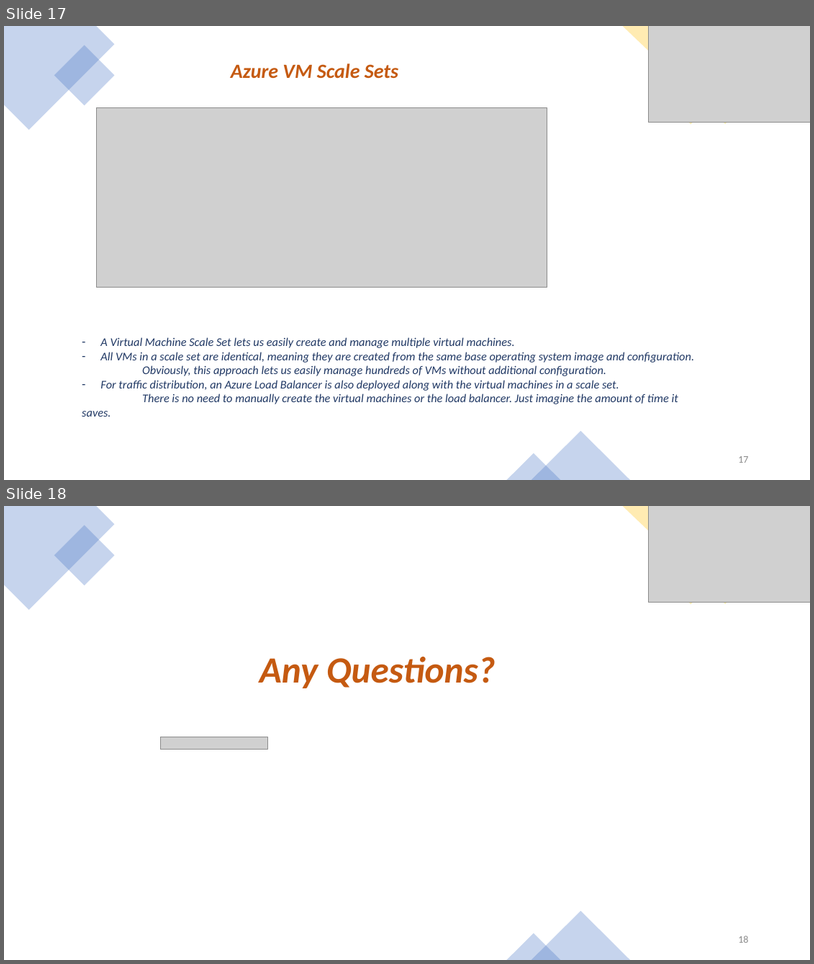
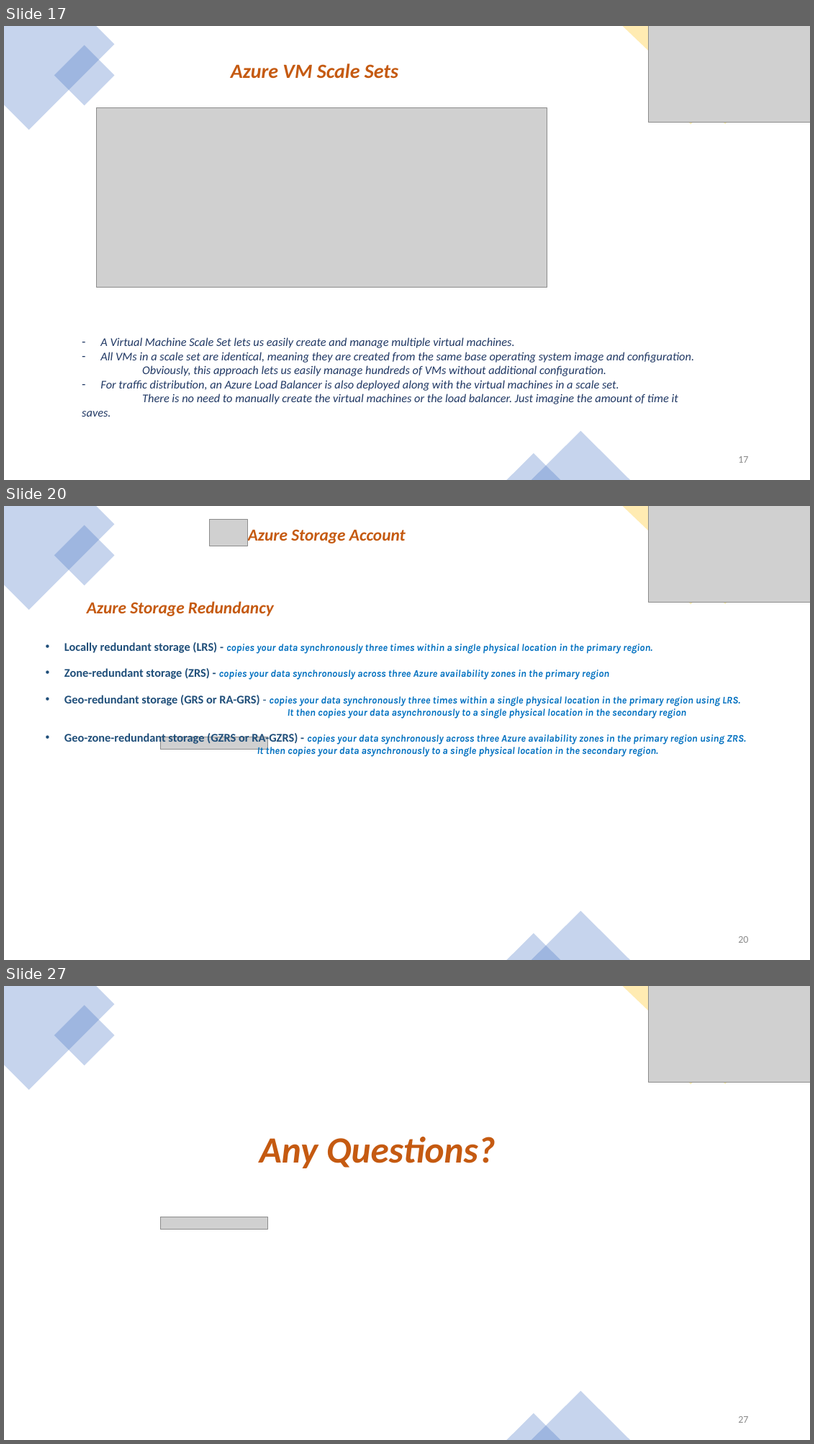
Before and after one commit to buchepalli-ramana-2/AzureDevOps, a slide deck: CoursePPT/Azure Compute.pptx. Shown one above the other, each under a label of ours: slides 17 and 18 before the commit, slides 17, 20 and 27 after it; the slides between them are not shown. The pictures are 814x964 and 814x1444 pixels, drawn with LibreOffice and Linux fonts; fonts in the diff are those of the drawing; grey boxes stand for pictures. Boxes give left, top, right and bottom in pixels: in the first picture for what was removed or moved away, otherwise in the second. Text is boxed around its words. In the diff, an @@ line names an element or a change of style, - is before the commit and + after.

Commit message:
Updated till storage concepts

```diff
--- a/CoursePPT/Azure Compute.pptx
+++ b/CoursePPT/Azure Compute.pptx
@@ slide 20 added at (4, 506, 810, 960), background #4472C4 at 92% opacity @@
@@ rectangle added at (4, 506, 810, 960), fill #FFFFFF @@
@@ freeform shape added at (4, 506, 115, 610), fill #4472C4 at 30% opacity @@
@@ rectangle added at (54, 525, 115, 586), fill #4472C4 at 30% opacity @@
@@ picture added at (210, 519, 248, 546) @@
@@ freeform shape added at (623, 506, 810, 604), fill #FFC000 at 30% opacity @@
@@ picture added at (649, 506, 810, 602) @@
@@ text added at (248, 529, 406, 543), 20 pt, text #C55A11, bold, italic @@
+Azure Storage Account
@@ rectangle added at (658, 540, 723, 605), fill #FFC000 at 30% opacity @@
@@ text added at (87, 601, 274, 616), 20 pt, text #C55A11, bold, italic @@
+Azure Storage Redundancy
@@ text added at (64, 642, 746, 757), 12 pt, text #0070C0, bold, italic @@
+• Locally redundant storage (LRS) - copies your data synchronously three times within a single physical location in the primary region.
+• Zone-redundant storage (ZRS) - copies your data synchronously across three Azure availability zones in the primary region
+• Geo-redundant storage (GRS or RA-GRS) - copies your data synchronously three times within a single physical location in the primary region using LRS.
+                It then copies your data asynchronously to a single physical location in the secondary region
+• Geo-zone-redundant storage (GZRS or RA-GZRS) - copies your data synchronously across three Azure availability zones in the primary region using ZRS.
+              It then copies your data asynchronously to a single physical location in the secondary region.
@@ picture added at (161, 737, 268, 749) @@
@@ triangle added at (532, 911, 630, 960), fill #4472C4 at 30% opacity @@
@@ triangle added at (507, 933, 561, 960), fill #4472C4 at 30% opacity @@
@@ page number added at (738, 936, 748, 942), 12 pt, text #8C8C8C @@
+20
@@ what was slide 18 is now slide 27 @@
@@ page number at (738, 1416, 748, 1422): text changed @@
-18
+27
```
Also in this commit, not shown: 8 other slides added.
